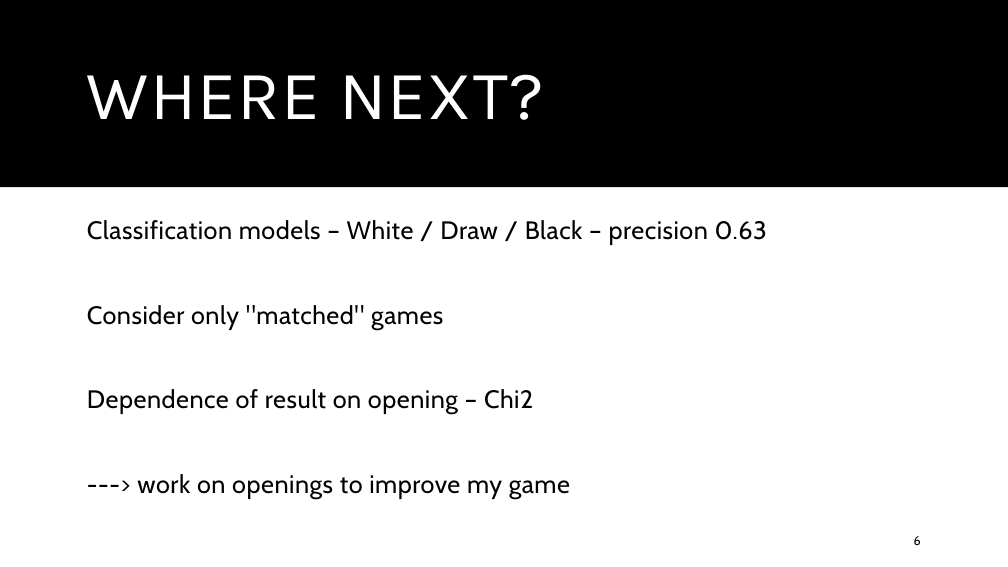
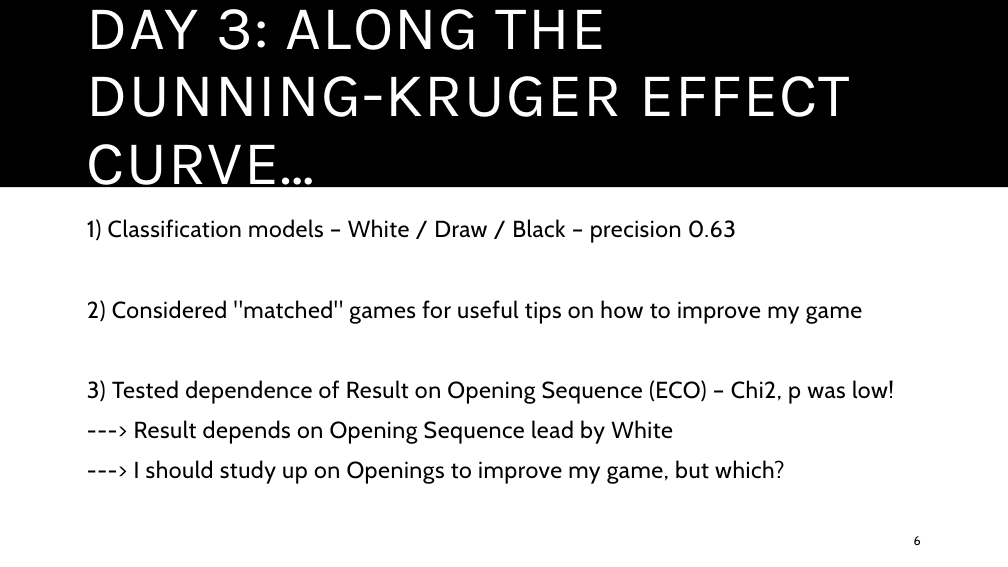
Before and after one commit to AGordon777/Unit5-MidProject, a slide deck: slide 6 of Presentation.pptx. Drawn at 1008x567 pixels with LibreOffice and Linux fonts; fonts in the diff are those of the drawing. Boxes give left, top, right and bottom in pixels: in the first picture for what was removed or moved away, otherwise in the second. Text is boxed around its words. In the diff, an @@ line names an element or a change of style, - is before the commit and + after.

```diff
--- a/Presentation.pptx
+++ b/Presentation.pptx
@@ title at (87, 9, 850, 199): text changed; size 66 to 59.4 pt @@
-WHERE NEXT?
+DAY 3: ALONG THE DUNNING-KRUGER EFFECT CURVE…
@@ text at (87, 219, 894, 484): text changed; size 24.1 to 22.1 pt @@
-Classification models – White / Draw / Black – precision 0.63
-Consider only "matched" games
-Dependence of result on opening – Chi2
----> work on openings to improve my game
+1) Classification models – White / Draw / Black – precision 0.63
+2) Considered "matched" games for useful tips on how to improve my game
+3) Tested dependence of Result on Opening Sequence (ECO) – Chi2, p was low!
+---> Result depends on Opening Sequence lead by White
+---> I should study up on Openings to improve my game, but which?
```
Also in this commit, not shown: 7 other slides changed, 2 other files.
